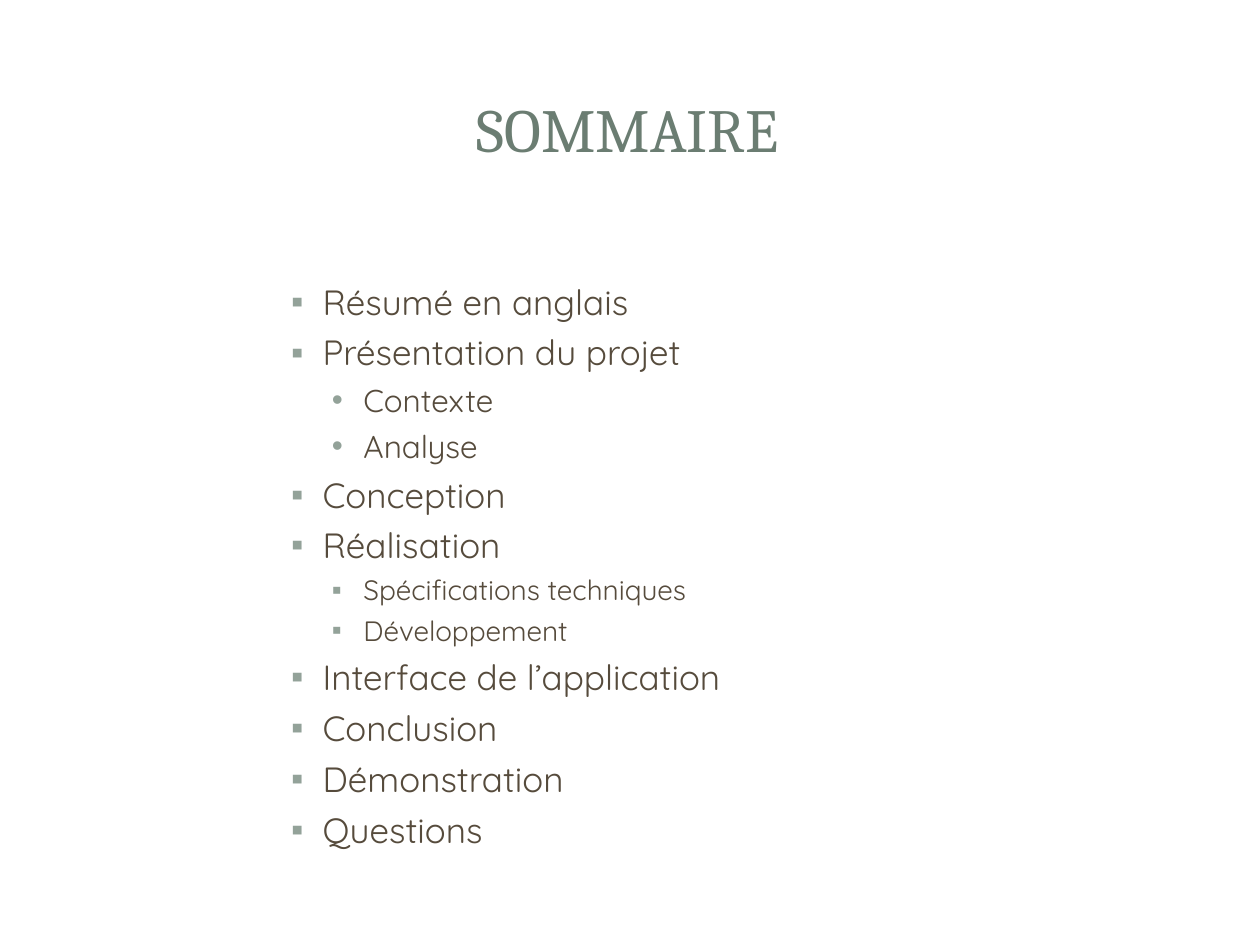
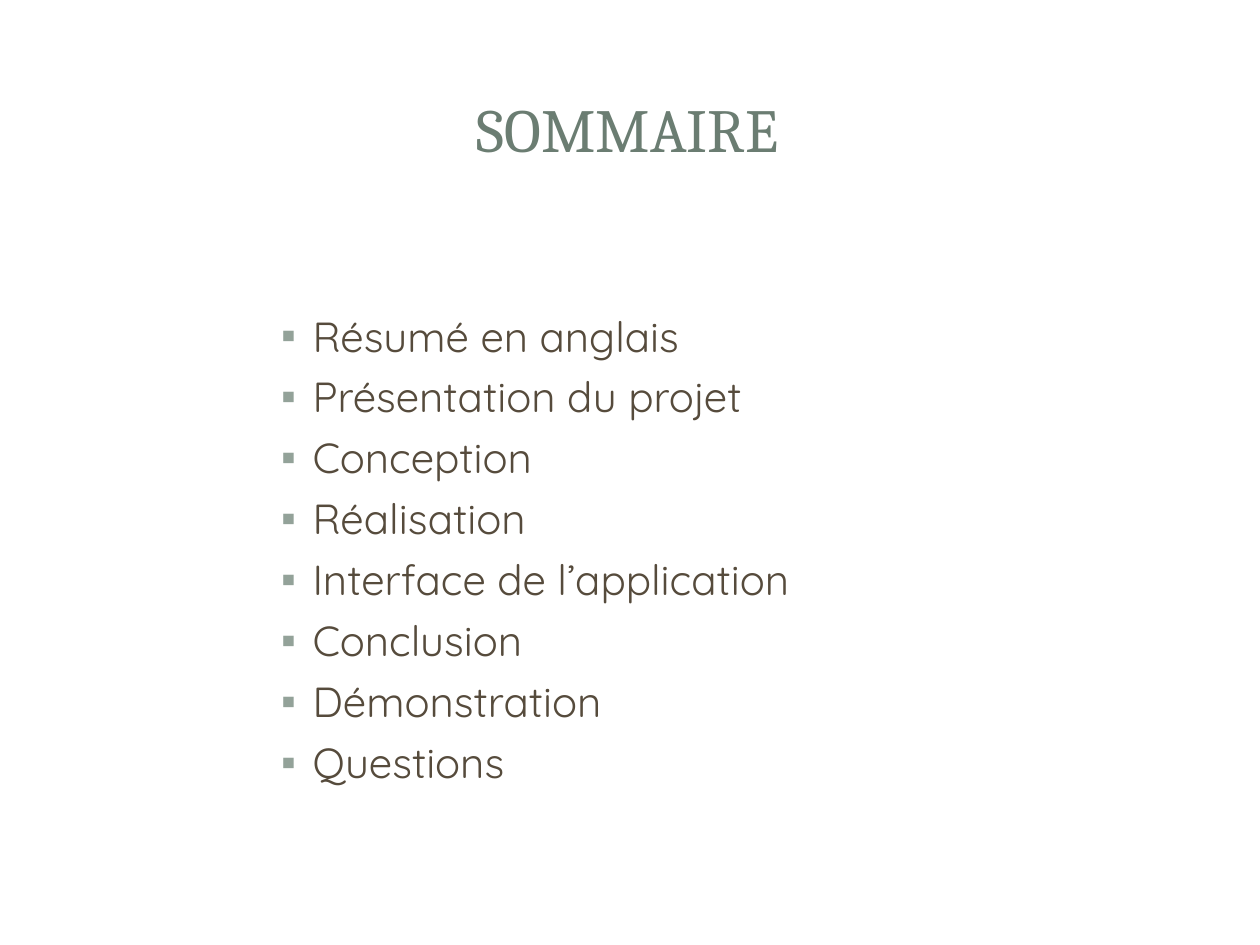
Before and after one commit to gestionsAbsences/gestionAbsences, a slide deck: slide 2 of Projet/Dossier/Fred/COURIOL_Fred_Présentation.ppt (slide 3 before the commit). Drawn at 1260x945 pixels with LibreOffice and Linux fonts; fonts in the diff are those of the drawing; background and template pictures are left out. Boxes give left, top, right and bottom in pixels: in the first picture for what was removed or moved away, otherwise in the second. Text is boxed around its words. In the diff, an @@ line names an element or a change of style, - is before the commit and + after.

```diff
--- a/Projet/Dossier/Fred/COURIOL_Fred_Présentation.ppt
+++ b/Projet/Dossier/Fred/COURIOL_Fred_Présentation.ppt
@@ text "Résumé en anglais": place and size @@
-text "Résumé en anglais" at <box>323,289,720,849</box>
+text "Résumé en anglais" at <box>313,321,789,786</box>
@@ text "Résumé en anglais" at <box>313,321,789,786</box>: size 20 to 24 pt; more space between paragraphs @@
@@ text at <box>363,389,493,465</box>: paragraphs removed @@
-  • Contexte
-  • Analyse
@@ text at <box>363,579,687,647</box>: paragraphs removed @@
-  ▪ Spécifications techniques
-  ▪ Développement
```
Also in this commit, not shown: 3 other slides changed, 5 slides added, 10 slides removed, 3 other files.
